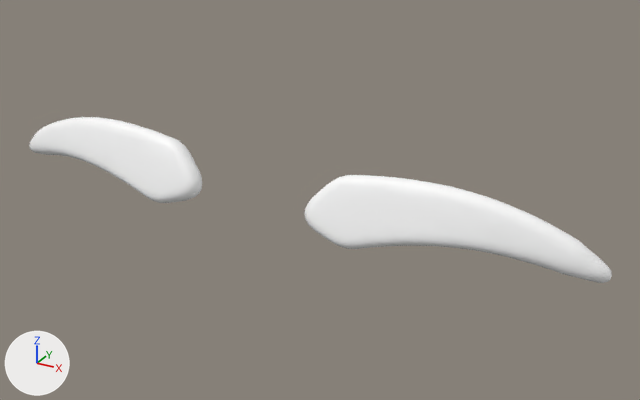
The glTF model apps/web/public/avatar-kit/brows/thick.glb as it was, and as the next commit left it.
Both versions are drawn from a camera (50 mm lens) standing at (0.618, -1.873, 0.84) and looking at (0.078, -0.891, 0.349). Lighting does not change. The marker at lower left points along +X, +Y and +Z. The picture after the commit comes second. Both versions are drawn at full value of the shape key 'idHeadNarrow' of 'Mesh_0'; the numbers are the values there. Vertices at exactly the same position are counted once.

Before the edit, the objects in view are built like this:
```python
me_mesh_0 = bpy.data.meshes.new('Mesh_0')
me_mesh_0.from_pydata(...)  # 1304 vertices, 2599 faces; spans x 322.0..16058.0, y -1528.0..-17.0, z 1071.0..2740.0
me_mesh_0.materials.append(mat_defaultmaterial)
ob_mesh_0 = bpy.data.objects.new('Mesh_0', me_mesh_0)
ob_mesh_0.parent = ob_part
ob_mesh_0.location = (-0.492, -0.876, 0.255)
ob_mesh_0.scale = (0.00006, 0.00006, 0.00006)
```
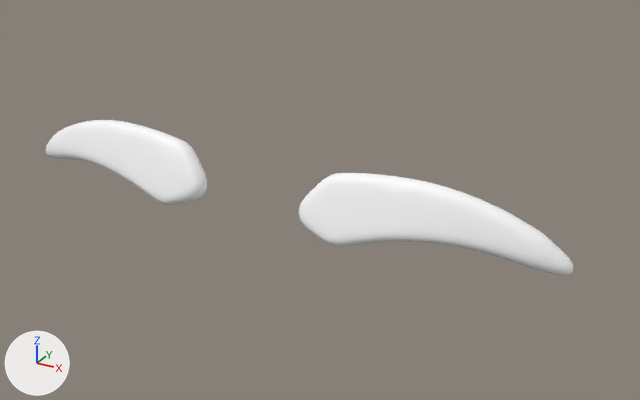
The edits, one by one:
me_mesh_0 is used by ob_mesh_0; parent ob_part; location (-0.492, -0.876, 0.255); scale (0.00006, 0.00006, 0.00006).
me_mesh_0 had 1304 vertices, 2599 faces and spanned x 322.0..16058.0, y -1528.0..-17.0, z 1071.0..2740.0.
me_mesh_0 now has 1304 vertices, 2599 faces and spans x 1609.0..14774.0, y -1472.0..-185.0, z 996.0..2545.0.
me_mesh_0 part 1: 656 of 1304 vertices moved; they spanned x 322.0..6767.0, y -1528.0..-21.0, z 1073.0..2738.0 and now span x 1609.0..7008.0, y -1472.0..-185.0, z 996.0..2544.0; mean shift (775.0, -43.0, -122.0); largest move (334.0, -110.0, 1319.0) -> (1621.0, -267.0, 1252.0).
me_mesh_0 part 2: 648 of 1304 vertices moved; they spanned x 9615.0..16058.0, y -1528.0..-17.0, z 1071.0..2740.0 and now span x 9374.0..14774.0, y -1472.0..-185.0, z 996.0..2545.0; mean shift (-759.0, -40.0, -124.0); largest move (16056.0, -203.0, 1302.0) -> (14771.0, -354.0, 1237.0).
Object 'Mesh_0' (ob_mesh_0) moves from (-0.492, -0.876, 0.255) to (-0.533, -0.873, 0.255).
Object 'Mesh_0' (ob_mesh_0) is rescaled from (0.00006, 0.00006, 0.00006) to (0.000065, 0.000065, 0.000065).

Changed parts and their boxes (x1, y1, x2, y2) in the pictures (640 x 400 px; the box of a moved part takes in the faces that stretch with it):
'Mesh_0', reshaped, moved, rescaled (9% narrower): before (29, 117, 612, 283); after (45, 120, 573, 276)
part 1 of me_mesh_0, moved or reshaped: before (29, 117, 202, 203); after (45, 120, 207, 205)
part 2 of me_mesh_0, moved or reshaped: before (305, 175, 612, 283); after (299, 173, 573, 276)
